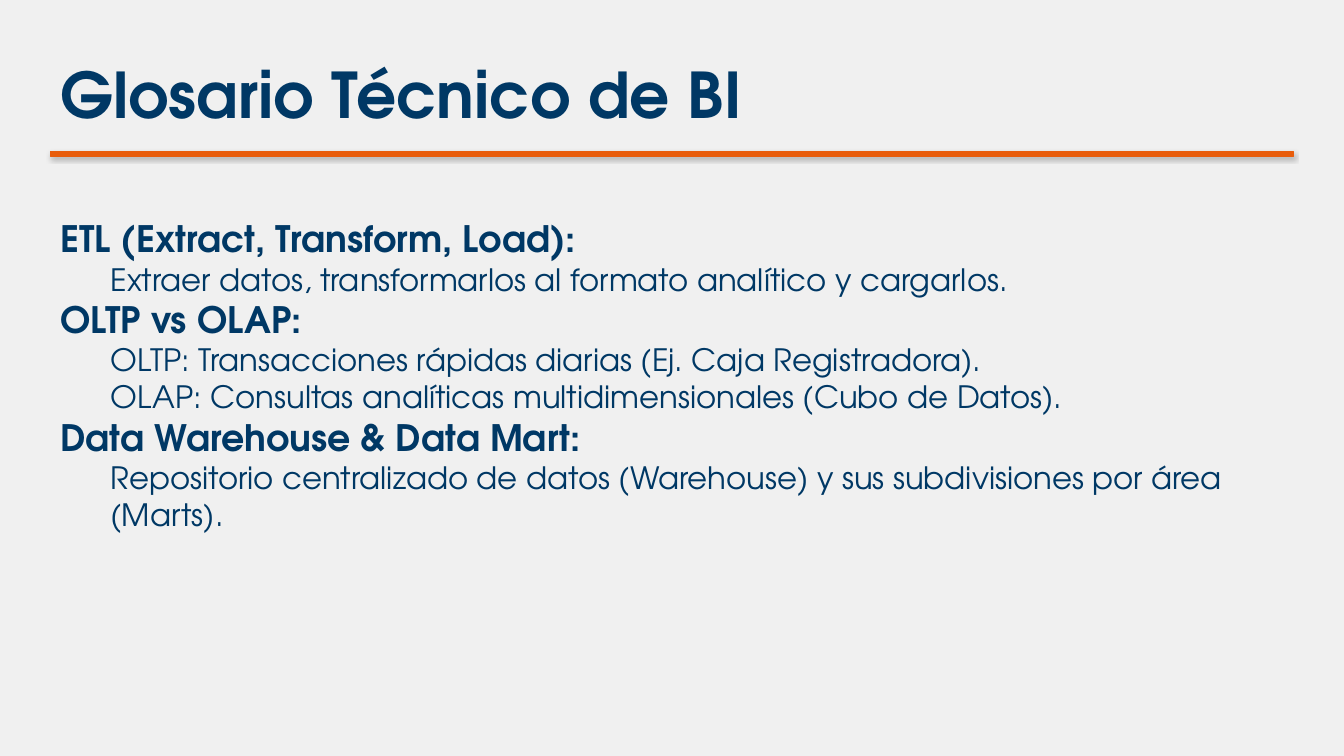
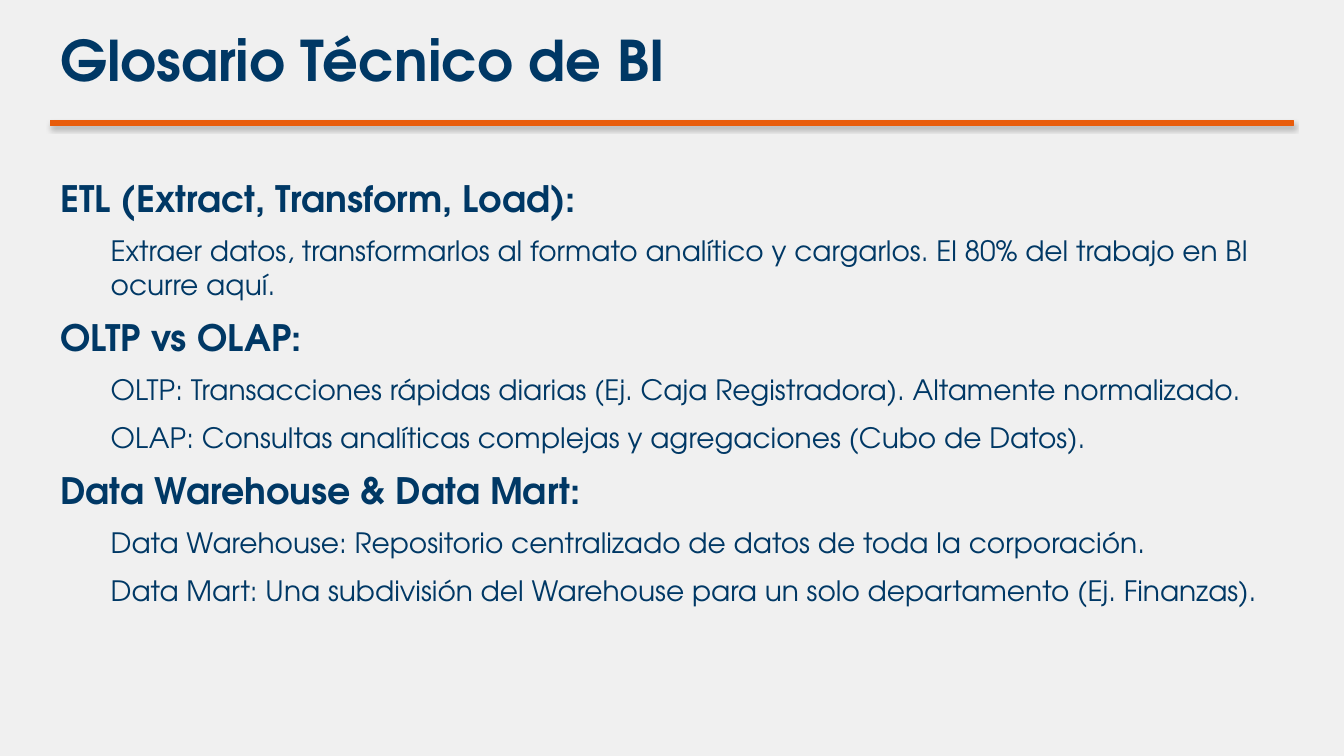
Before and after one commit to dudbilopr/Inteligencia-de-negocios, a slide deck: slide 6 of Semanas/Semana_1/diapositivas_semana_1.pptx (slide 5 before the commit). Drawn at 1344x756 pixels with LibreOffice and Linux fonts; fonts in the diff are those of the drawing. Boxes give left, top, right and bottom in pixels: in the first picture for what was removed or moved away, otherwise in the second. Text is boxed around its words. In the diff, an @@ line names an element or a change of style, - is before the commit and + after.

Commit message:
feat: agrega secciones de agenda, conclusiones y bibliografia; mejora interactividad y simulacion de graficos en HTML/PPT

```diff
--- a/Semanas/Semana_1/diapositivas_semana_1.pptx
+++ b/Semanas/Semana_1/diapositivas_semana_1.pptx
@@ text "Glosario Técnico de BI" moved from (x1=60, y1=66, x2=742, y2=119) to (x1=60, y1=35, x2=665, y2=82) @@
@@ text "Glosario Técnico de BI" at (x1=60, y1=35, x2=665, y2=82): size 45 to 40 pt @@
@@ rectangle moved from (x1=50, y1=151, x2=1294, y2=156) to (x1=50, y1=121, x2=1294, y2=126) @@
@@ text "ETL (Extract, Transform, Load):" moved from (x1=60, y1=225, x2=1222, y2=533) to (x1=60, y1=185, x2=1257, y2=607) @@
@@ text at (x1=60, y1=185, x2=580, y2=505): more space between paragraphs @@
@@ text at (x1=111, y1=239, x2=1247, y2=301): text changed; size 22 to 20 pt @@
-  Extraer datos, transformarlos al formato analítico y cargarlos.
+  Extraer datos, transformarlos al formato analítico y cargarlos. El 80% del trabajo en BI ocurre aquí.
@@ text at (x1=111, y1=378, x2=1240, y2=454): text changed; size 22 to 20 pt @@
-  OLTP: Transacciones rápidas diarias (Ej. Caja Registradora).
-  OLAP: Consultas analíticas multidimensionales (Cubo de Datos).
+  OLTP: Transacciones rápidas diarias (Ej. Caja Registradora). Altamente normalizado.
+  OLAP: Consultas analíticas complejas y agregaciones (Cubo de Datos).
@@ text at (x1=111, y1=532, x2=1257, y2=607): text changed; size 22 to 20 pt @@
-  Repositorio centralizado de datos (Warehouse) y sus subdivisiones por área (Marts).
+  Data Warehouse: Repositorio centralizado de datos de toda la corporación.
+  Data Mart: Una subdivisión del Warehouse para un solo departamento (Ej. Finanzas).
```
Also in this commit, not shown: 5 other slides changed, 4 slides added, 1 slide removed, 4 other files.
